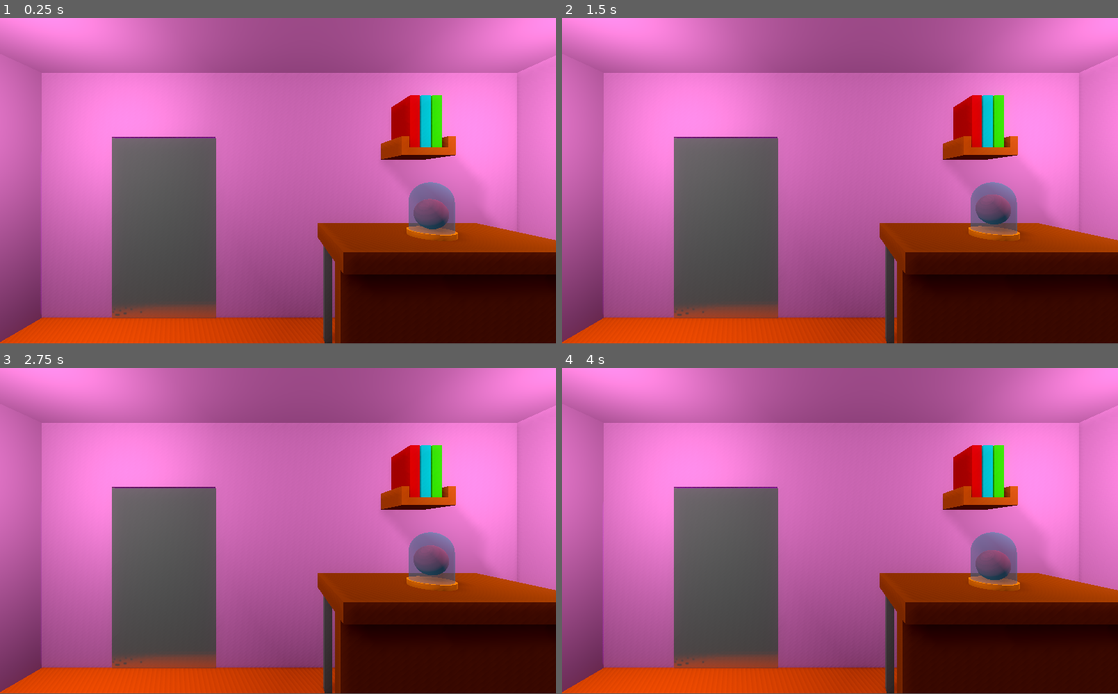
Above: before the commit, frames 1-4 (two rows, left to right).
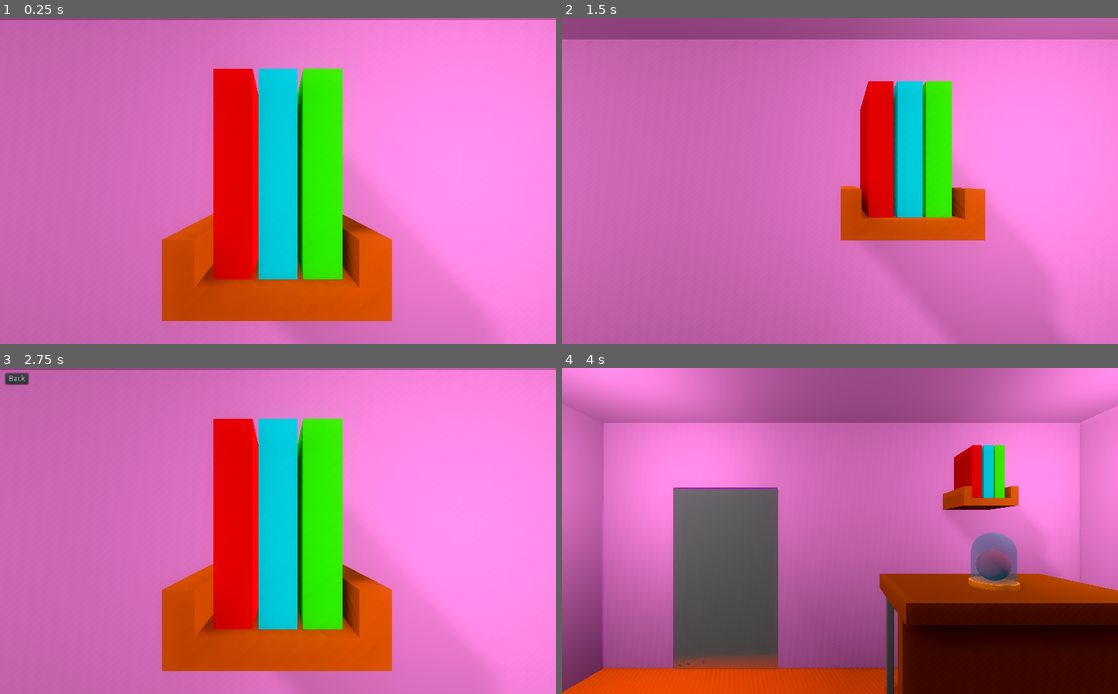
Above: after the commit, the same moments.

Repository: pedrotrschneider/mind-switches
Game: Godot game, scene res://scenes/app/app.tscn
Same seed, same stepped clock (60 frames per second), same inputs: the game is played once before the commit and once after it.
Inputs (mouse positions are in pixels of both pictures, inside the frame that each line leads up to):
- Up to frame 1 (0.25 s): no input
- Up to frame 2 (1.5 s): tap Enter at 0.5 s; move the mouse to (812, 246) at 0.52 s; click (812, 246) at 0.67 s; move the mouse to (1006, 229) at 1.27 s; click (1006, 229) at 1.42 s
- Up to frame 3 (2.75 s): move the mouse to (111, 482) at 2.02 s; click (111, 482) at 2.17 s
- Up to frame 4 (4 s): click (578, 377) at 2.75 s, where only the run after the commit has a clickable "Back"; move the mouse to (867, 531) at 3.52 s; click (867, 531) at 3.67 s
In our replay, the window is 800x468 before the commit and 800x469 after it. These sizes can differ from the game's own. Grey fills any space a smaller window leaves; there, only what the larger window draws over its background counts as a difference.

The runs differ from the first frame. In frame 1, 81% of the frame differs, in the area x 0-100%, y 0-100%; in frame 2, 75%; in frame 3, 81%; in frame 4, 1.1%.

Commit message:
🐛 Fix button positioning on fullscreen mode

Diff:
--- a/project.godot
+++ b/project.godot
@@ -29,6 +29,10 @@
 Enums="*res://singletons/enums.gd"
 GameEvents="*res://singletons/game_events.gd"
 
+[display]
+
+window/stretch/mode="2d"
+
 [rendering]
 
 quality/shadows/filter_mode=2
--- a/scenes/app/app.gd
+++ b/scenes/app/app.gd
@@ -13,12 +13,20 @@
 	self.add_child(main_menu_instance);
 
 	_garbage = GameEvents.connect("go_to_level", self, "_on_go_to_level");
-	_garbage = GameEvents.connect("door_selected", self, "_on_door_selected");
+	_garbage = GameEvents.connect("fade_in", self, "_on_fade_in");
+	_garbage = GameEvents.connect("fade_out", self, "_on_fade_out");
 
 
-func _on_door_selected() -> void:
+func _on_fade_in(duration: float) -> void:
 	_fade_rect.show();
-	_animation_player.play("Fade", -1, (1 / 0.6));
+	_animation_player.play("FadeIn", -1, (1 / duration));
+	yield(_animation_player, "animation_finished");
+	_fade_rect.hide();
+
+
+func _on_fade_out(duration: float) -> void:
+	_fade_rect.show();
+	_animation_player.play("FadeOut", -1, (1 / duration));
 	yield(_animation_player, "animation_finished");
 	_fade_rect.hide();
 
@@ -28,8 +36,3 @@
 
 	var level_instance = _level_res.instance();
 	self.add_child(level_instance);
-
-	_fade_rect.show();
-	_animation_player.play_backwards("Fade");
-	yield(_animation_player, "animation_finished");
-	_fade_rect.hide();
--- a/scenes/app/app.tscn
+++ b/scenes/app/app.tscn
@@ -6,8 +6,23 @@
 [ext_resource path="res://scenes/app/finish_switches.gd" type="Script" id=4]
 [ext_resource path="res://scenes/app/reset_minds.gd" type="Script" id=5]
 
+[sub_resource type="Animation" id=2]
+resource_name = "FadeIn"
+tracks/0/type = "value"
+tracks/0/path = NodePath("CanvasLayer/Fade:color")
+tracks/0/interp = 1
+tracks/0/loop_wrap = true
+tracks/0/imported = false
+tracks/0/enabled = true
+tracks/0/keys = {
+"times": PoolRealArray( 0, 1 ),
+"transitions": PoolRealArray( 1, 1 ),
+"update": 0,
+"values": [ Color( 0, 0, 0, 1 ), Color( 0, 0, 0, 0 ) ]
+}
+
 [sub_resource type="Animation" id=1]
-resource_name = "Fade"
+resource_name = "FadeOut"
 tracks/0/type = "value"
 tracks/0/path = NodePath("CanvasLayer/Fade:color")
 tracks/0/interp = 1
@@ -86,7 +101,8 @@
 }
 
 [node name="AnimationPlayer" type="AnimationPlayer" parent="."]
-anims/Fade = SubResource( 1 )
+anims/FadeIn = SubResource( 2 )
+anims/FadeOut = SubResource( 1 )
 [connection signal="pressed" from="CanvasLayer/BackButton" to="CanvasLayer/BackButton" method="_on_BackButton_pressed"]
 [connection signal="pressed" from="CanvasLayer/ConfirmButton" to="CanvasLayer/ConfirmButton" method="_on_ConfirmButton_pressed"]
 [connection signal="pressed" from="CanvasLayer/FinishSwitches" to="CanvasLayer/FinishSwitches" method="_on_FinishSwitches_pressed"]
--- a/scenes/game_scenes/level/level.gd
+++ b/scenes/game_scenes/level/level.gd
@@ -14,6 +14,8 @@
 var _switches_buffer_solving_init_config = [];
 
 func _ready() -> void:
+	GameEvents.emit_fade_in_signal(0.6);
+
 	_garbage = GameEvents.connect("body_selected", self, "_on_body_selected");
 	_garbage = GameEvents.connect("confirm_button_pressed", self, "_on_confirm_button_pressed")
 	_garbage = GameEvents.connect("finish_switches_button_pressed", self, "_on_finish_switches_button_pressed");
--- a/scenes/main_menu_scenes/main_menu/main_menu.gd
+++ b/scenes/main_menu_scenes/main_menu/main_menu.gd
@@ -37,6 +37,7 @@
 
 
 func _on_door_selected() -> void:
+	GameEvents.emit_fade_out_signal(0.6);
 	_camera_animation_player.play("DoorSelected");
 	yield(_camera_animation_player, "animation_finished");
 	_runtime_data.current_gameplay_state = Enums.GameplayStates.LEVEL;
--- a/scenes/main_menu_scenes/main_menu/main_menu.tscn
+++ b/scenes/main_menu_scenes/main_menu/main_menu.tscn
@@ -37,7 +37,7 @@
 "times": PoolRealArray( 0, 0.3, 0.8 ),
 "transitions": PoolRealArray( 1, 1, 0.133972 ),
 "update": 0,
-"values": [ Vector3( 6.551, 18.85, -12.57 ), Vector3( 9.551, 18.85, -12.57 ), Vector3( 7.551, 18.85, -12.57 ) ]
+"values": [ Vector3( 6.551, 18.85, -12.57 ), Vector3( 9.551, 18.85, -12.57 ), Vector3( 7.551, 19, -12.57 ) ]
 }
 
 [sub_resource type="Animation" id=3]
@@ -101,6 +101,9 @@
 transform = Transform( 1.2, 0, 0, 0, 1.2, 0, 0, 0, 1.2, 4.60099, 9.55437, -10.7343 )
 use_in_baked_light = true
 
+[node name="Brain" parent="." instance=ExtResource( 8 )]
+transform = Transform( 1.5, 0, 0, 0, 1.5, 0, 0, 0, 1.5, 5.018, 10.2912, -10.7054 )
+
 [node name="Wall" parent="." instance=ExtResource( 3 )]
 transform = Transform( 1, 0, 0, 0, 1, 0, 0, 0, 1, -2.67601, 0.10305, -0.0206413 )
 
@@ -148,7 +151,7 @@
 anims/OscilatingLight = SubResource( 1 )
 
 [node name="Camera" type="Camera" parent="."]
-transform = Transform( -4.37114e-08, 0, 1, 0, 1, 0, -1, 0, -4.37114e-08, 21.3, 14, 0 )
+transform = Transform( -4.37114e-08, 0, 1, 0, 1, 0, -1, 0, -4.37114e-08, 6.551, 18.85, -12.57 )
 
 [node name="AnimationPlayer" type="AnimationPlayer" parent="."]
 anims/BookSelected = SubResource( 2 )
@@ -157,6 +160,3 @@
 
 [node name="WorldEnvironment" type="WorldEnvironment" parent="."]
 environment = SubResource( 5 )
-
-[node name="Brain" parent="." instance=ExtResource( 8 )]
-transform = Transform( 1.5, 0, 0, 0, 1.5, 0, 0, 0, 1.5, 5.018, 10.2912, -10.7054 )
--- a/singletons/game_events.gd
+++ b/singletons/game_events.gd
@@ -18,6 +18,9 @@
 signal reset_minds_button_pressed;
 signal hide_reset_minds_button;
 signal show_reset_minds_button;
+
+signal fade_in(duration);
+signal fade_out(duration);
 
 #------------------------------------
 # MAIN MENU SIGNALS
@@ -84,6 +87,13 @@
 func emit_show_reset_minds_button_signal() -> void:
 	emit_signal("show_reset_minds_button");
 
+
+func emit_fade_in_signal(duration: float):
+	emit_signal("fade_in", duration);
+
+
+func emit_fade_out_signal(duration: float):
+	emit_signal("fade_out", duration);
 #------------------------------------
 # MAIN MENU EMITTERS
 #------------------------------------
Not shown: 1 places in scenes/app/app.tscn that only renumber resources
